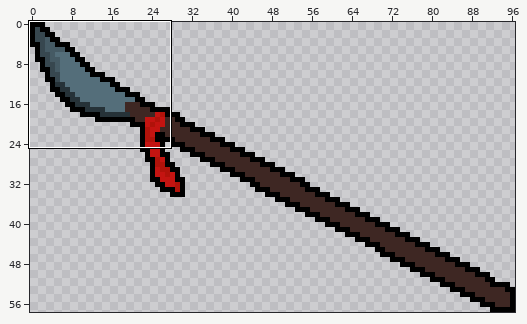
File history of a pixel-art file, art/ase/Spear_Weappon.ase. Above: a wide view before the commit, with the close-up outlined.
Close-up. Earlier state:
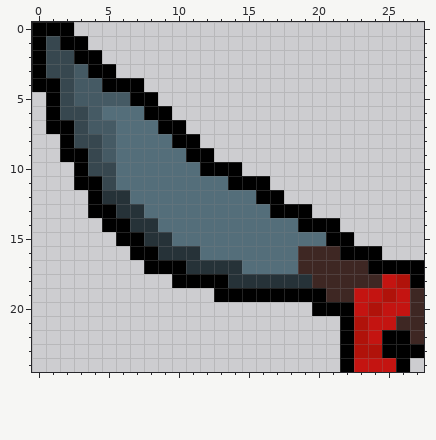
97x58 pixels, 1 frame. Shown: x 0..27, y 0..24.
Now the later version:
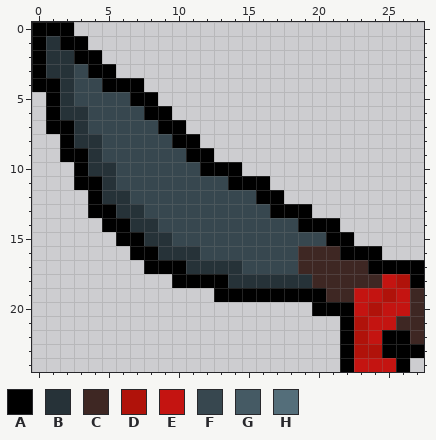
Palette (. is transparent): A #000000  B #263238  C #3e2723  D #b0120a  E #c41411  F #37474f  G #455a64  H #546e7a
Change:
y 1: x 1 F -> B
y 2: x 1..2 FF -> BB
y 3: x 1..3 FFG -> BBF
y 4: x 2..4 FGG -> BFF
y 5: x 2..6 FGGGG -> BFFFF
y 6: x 2..7 FFGHHH -> BBFFFF
y 7: x 3..8 FGGHHH -> BFFFFF
y 8: x 3..9 FFGHHHH -> BBFFFFF
y 9: x 4..10 FGHHHHH -> BFFFFFF
y 10: x 4..11 FFHHHHHH -> BBFFFFFF
y 11: x 5..13 FHHHHHHHH -> BFFFFFFFF
y 12: x 7..15 HHHHHHHHH -> FFFFFFFFF
y 13: x 8..16 HHHHHHHHH -> FFFFFFFFF
y 14: x 9..18 HHHHHHHHHH -> FFFFFFFFFF
y 15: x 10..20 HHHHHHHHHHH -> FFFFFFFFFFF
y 16: x 12..18 HHHHHHH -> FFFFFFF
y 17: x 15..18 HHHH -> FFFF
